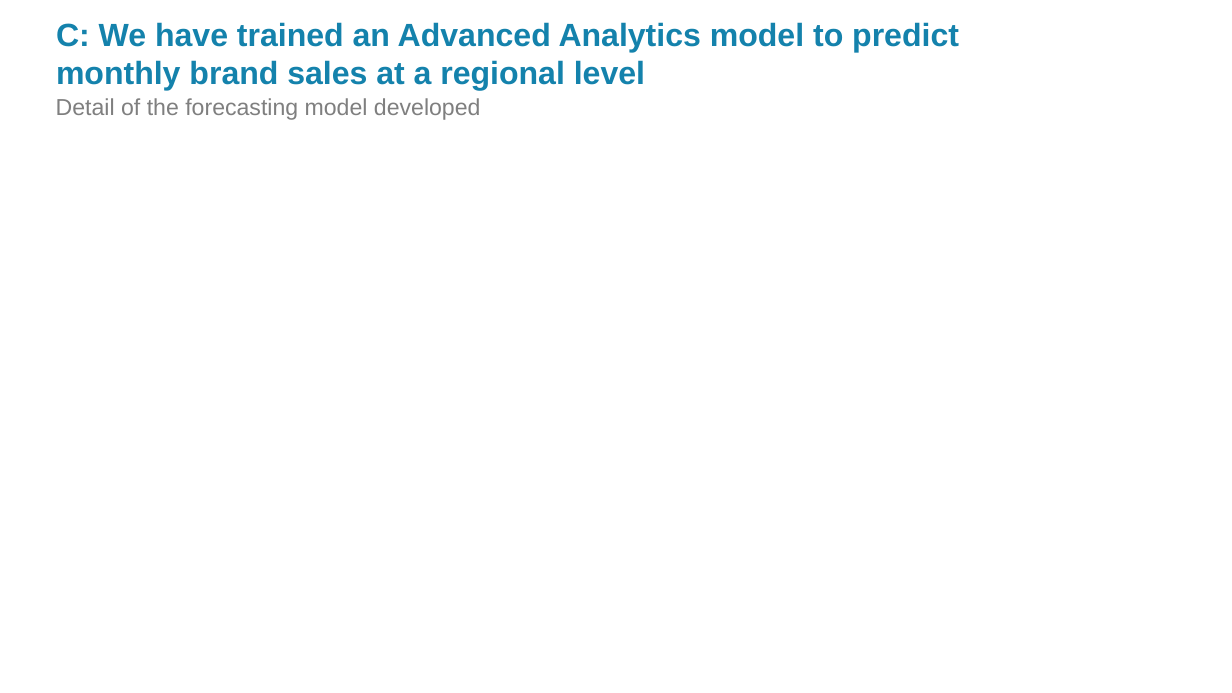
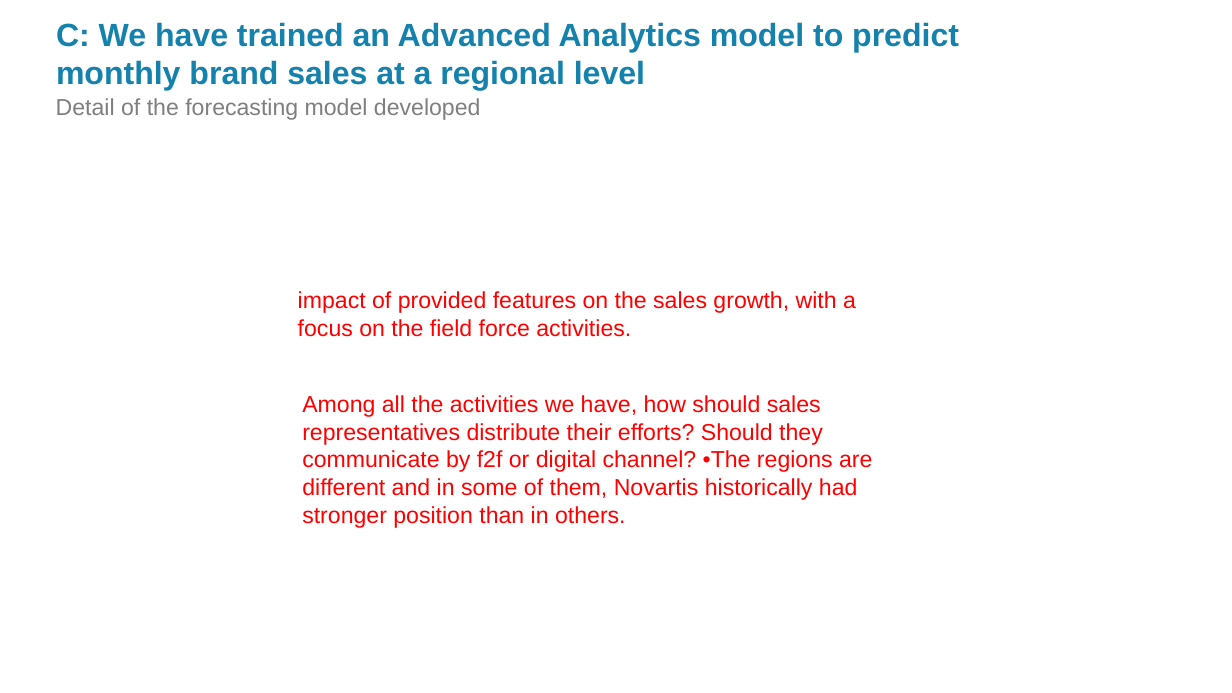
Before and after one commit to Bulbasaurzc/novartis-datathon-2021, a slide deck: slide 5 of reports/Master_PPT.pptx. Drawn at 1232x693 pixels with LibreOffice and Linux fonts; fonts in the diff are those of the drawing; background and template pictures are left out. Boxes give left, top, right and bottom in pixels: in the first picture for what was removed or moved away, otherwise in the second. Text is boxed around its words. In the diff, an @@ line names an element or a change of style, - is before the commit and + after.

```diff
--- a/reports/Master_PPT.pptx
+++ b/reports/Master_PPT.pptx
@@ text added at (x1=298, y1=291, x2=856, y2=337), 18 pt, text #FF0000 @@
+impact of provided features on the sales growth, with a focus on the field force activities.
@@ text added at (x1=302, y1=395, x2=872, y2=528), 18 pt, text #FF0000 @@
+Among all the activities we have, how should sales representatives distribute their efforts? Should they communicate by f2f or digital channel? •The regions are different and in some of them, Novartis historically had stronger position than in others.
```
Also in this commit, not shown: 2 other slides changed, 12 other files.
